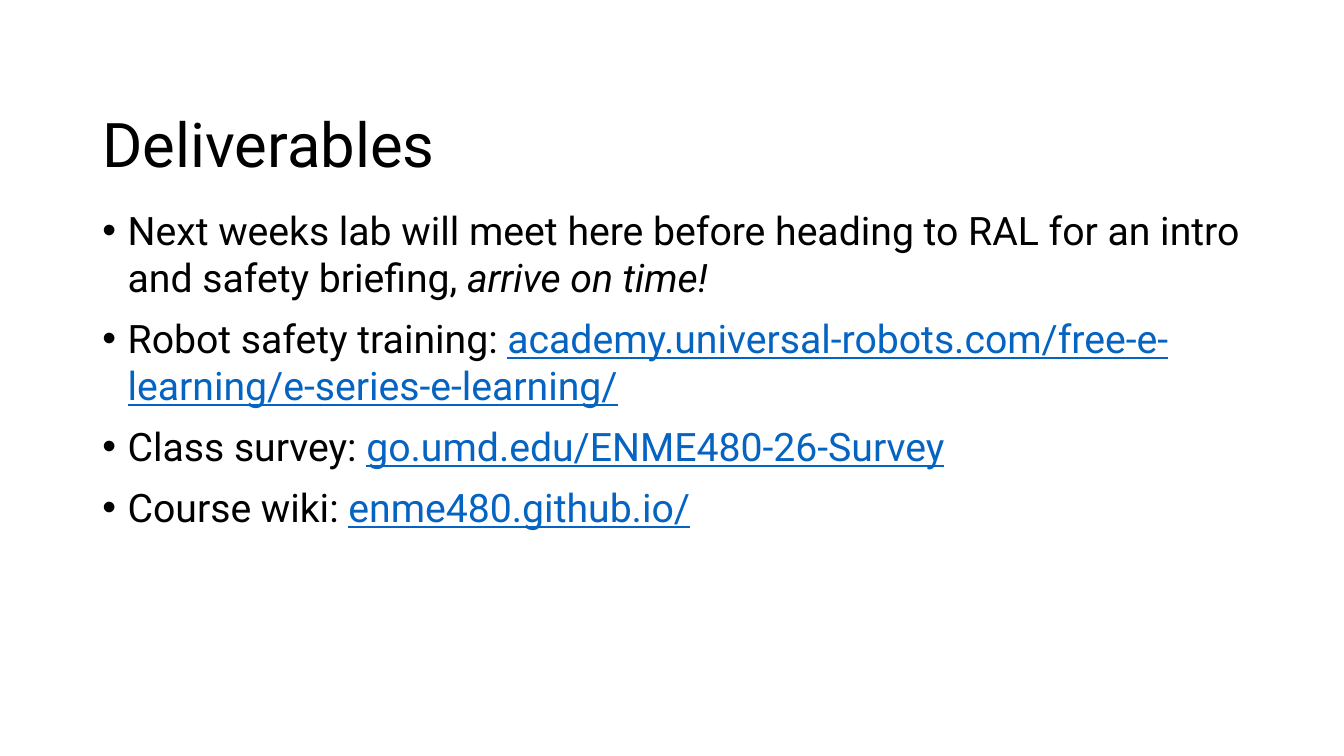
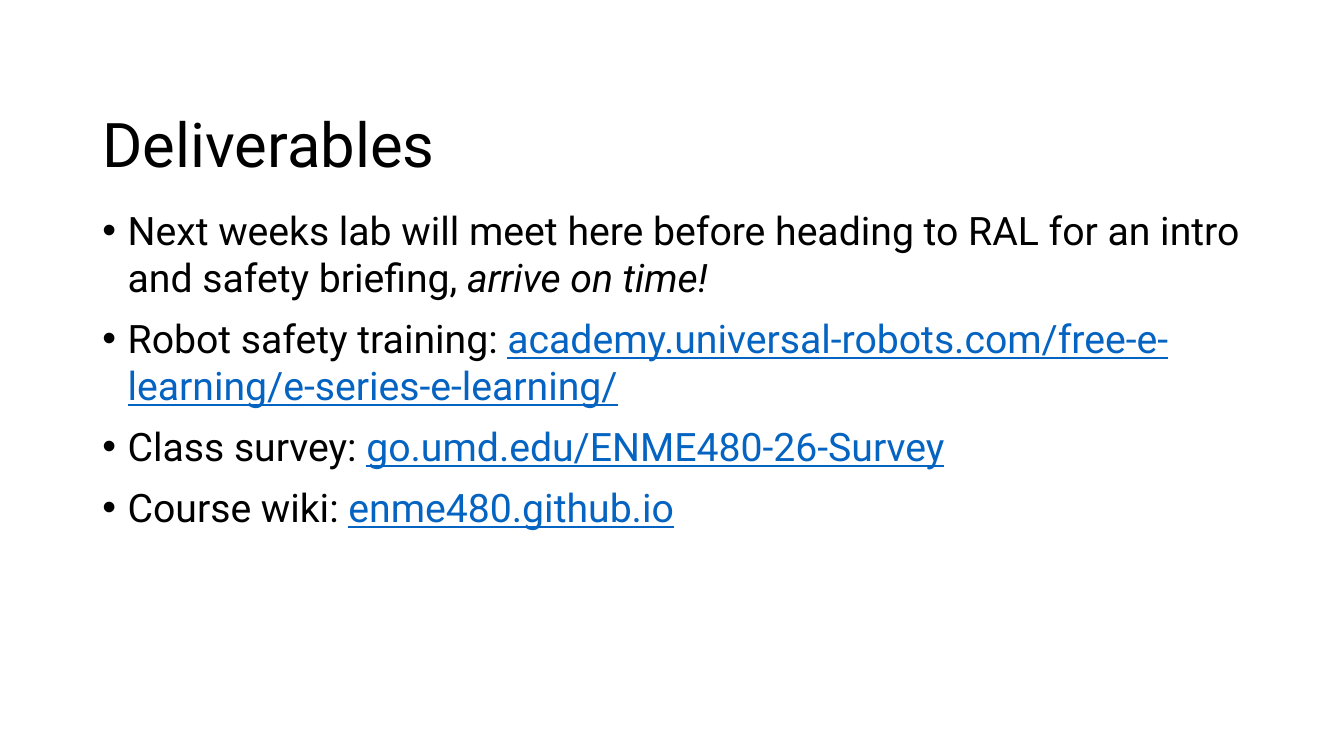
Before and after one commit to ENME480/enme480.github.io, a slide deck: slide 21 of docs/labs/week-1-slides.pptx. Drawn at 1344x756 pixels with LibreOffice and Linux fonts; fonts in the diff are those of the drawing; background and template pictures are left out. Boxes give left, top, right and bottom in pixels: in the first picture for what was removed or moved away, otherwise in the second. Text is boxed around its words. In the diff, an @@ line names an element or a change of style, - is before the commit and + after.

```diff
--- a/docs/labs/week-1-slides.pptx
+++ b/docs/labs/week-1-slides.pptx
@@ text at <box>128,492,673,530</box>: text changed @@
-• Course wiki: enme480.github.io/
+• Course wiki: enme480.github.io
```
Also in this commit, not shown: 1 other slide changed.
